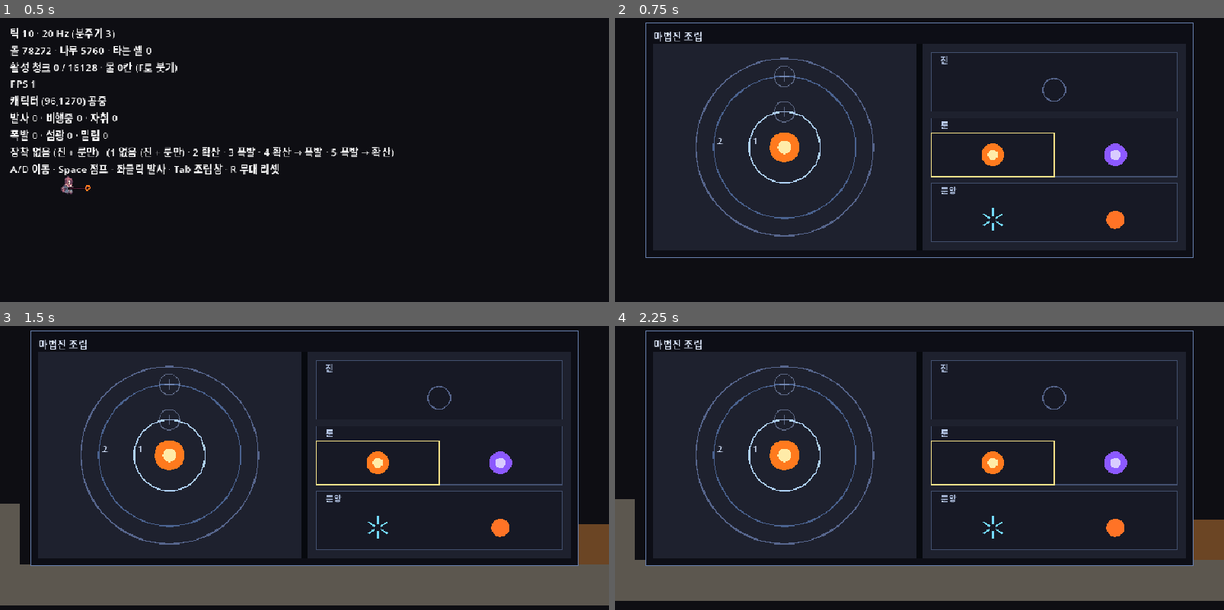
Above: before the commit, frames 1-4 (two rows, left to right).
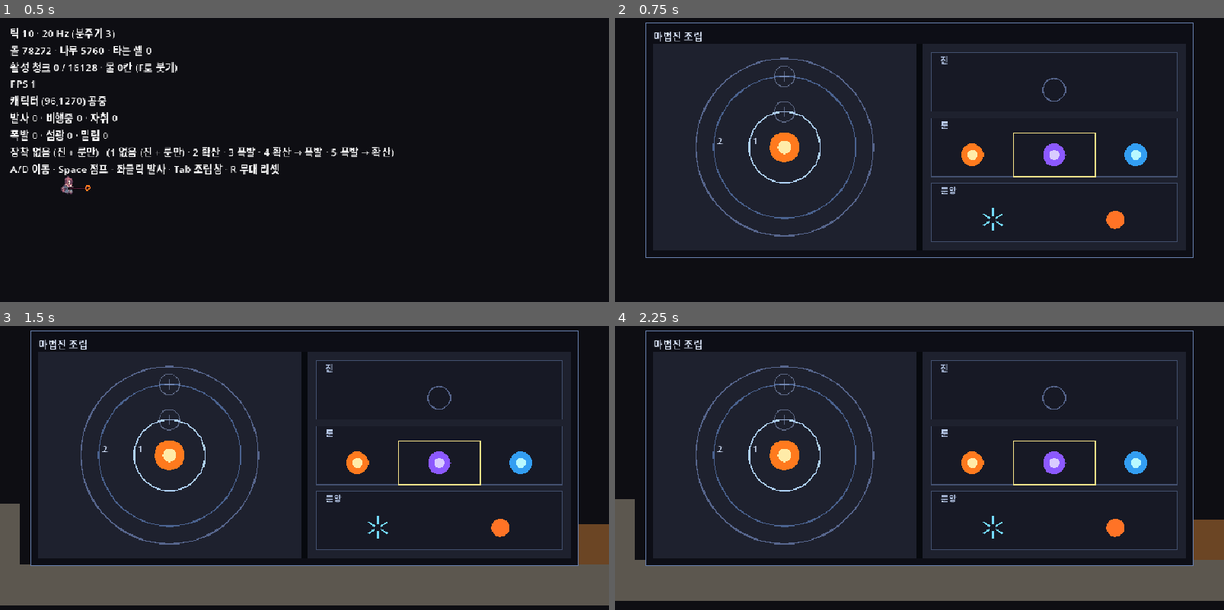
Above: after the commit, the same moments.

Repository: djgnfj-svg/tockbon
Game: Godot game, scene res://src/stage/stage.tscn
Two runs of this game, one before a commit and one after it. Both use one fixed random seed, a clock stepped at 60 frames per second and the inputs below.
Inputs (mouse positions are in pixels of both pictures, inside the frame that each line leads up to):
- Up to frame 1 (0.5 s): no input
- Up to frame 2 (0.75 s): tap Enter at 0.5 s; move the mouse to (1053, 168) at 0.52 s; hold D (move_right) from 0.53 s (still down); hold Tab (toggle_assembly) from 0.53 s (still down); click (1053, 168) at 0.67 s
- Up to frame 3 (1.5 s): tap Space (jump) at 0.77, 1.25 s; release D (move_right) at 1.25 s; release Tab (toggle_assembly) at 1.25 s; drag from (304, 448) to (274, 561) at 1.27 s
- Up to frame 4 (2.25 s): tap Enter at 2 s; move the mouse to (980, 419) at 2.02 s; hold D (move_right) from 2.03 s (still down); hold Ctrl from 2.03 s (still down)

Frame 1 is identical in both runs. In frame 2, 1.4% of the frame differs, in the area x 51-88%, y 40-57%; in frame 3, 1.4%; in frame 4, 1.4%.

Commit message:
water: 물 룬이 생긴다 — 그리고 「검사가 없어진다」가 값으로 재현된다
단계 5. ELEM_WATER · TRACE_WET · SIM_SIZES 에 water_r · CMD_WATER ·
_water_disc · BOLT_SHEETS 에 bolt_water.png. 물이 게임 안의 마법이 됐다.
그물 1846개 통과(1789에서).

sim_tuning 이 「물이 들어오면 TRACE_WET 이 는다 — 자리를 미리 만들지 않는다」고
적어 둔 자리와, fx_tuning 이 「bolt_water.png 가 이미 있는데 표에 없다. 룬이
생기는 날 여기 두 줄을 더한다」고 적어 둔 자리가 오늘 같이 채워졌다.

## 🔴🔴 뒤집기 넷째가 경고를 그대로 재현했다

water_r 을 세대마다 안 줄이고 net_tables 이름 목록에서도 빼니:

  실패 0개 · 통과 294 → 291

깨진 표가 초록이다. 검사가 실패한 게 아니라 없어졌다. net_tables 가 damage 열로
실측해 적어 둔 그 모양 그대로다. ⇒ 이름 목록이 실제로 그 검사를 지고 있다는
것이 값으로 확인됐다.

## 🔴 그물이 builder 를 두 번 잡았다

① net_spell 의 else: t.ok(false) 가 코드보다 먼저 짖었다 — 「흔적 종류 2에 이
그물이 단언을 안 갖고 있다」. 그 파일이 「흔적 종류가 셋이 되는 날 코드보다
그물이 먼저 짖는다」고 적어 둔 그대로다. 미래를 대비해 적어 둔 방어가 실제로
작동한 첫 사례다.

② builder 자신의 청크 검사가 틀렸다. spell.step() 은 격자의 flip 을 안 돌리므로
g.step() 없이 chunk_awake_at 을 보면 늘 거짓이고, 「안 깨운다」로 오진할 뻔했다.

## builder 가 정한 것 셋

water_r 을 rune_r 과 같은 값(6/2)으로 시작한다 — 둘 다 「룬이 착탄에 남기는
흔적의 반경」이라 같은 뜻이고 다르게 둘 근거가 아직 없다. 열을 따로 둔 이유는
그 근거가 생기는 날 한쪽만 움직이기 위해서다.

물의 양은 WATER_MAX 고정. 「세기마다 다른 양」은 반경에서 파생된다(반경이
절반이면 총량은 1/4). 양을 표에 따로 두면 줄어야 하는 열이 하나 더 늘고 그
열은 이름 목록을 또 손으로 맞춰야 한다 — 축을 하나로 유지했다.

_water_disc 는 덮어쓰지 않고 채운다(maxi). 얕은 값으로 깊은 물을 덮으면 물
룬이 물을 줄이는 일이 나고 그건 「적신다」가 아니다.

⚠ 물 탄 색(청록)은 builder 가 정하고 안 봤다. 가산 합성이라 셀보다 밝게
잡았는데 그 균형은 화면에서만 답이 난다.

Co-Authored-By: Claude Opus 5 (1M context) <noreply@anthropic.com>

Diff:
--- a/src/sim/cell_grid.gd
+++ b/src/sim/cell_grid.gd
@@ -75,7 +75,7 @@
 const CHUNK_COUNT := CHUNK_W * CHUNK_H       # 16,128
 
 # ─── 커맨드 — 격자를 바꾸는 유일한 문 ──────────────────────────────
-enum { CMD_FILL = 0, CMD_RESET = 1, CMD_BLAST = 2, CMD_IGNITE = 3, CMD_CARVE = 4 }
+enum { CMD_FILL = 0, CMD_RESET = 1, CMD_BLAST = 2, CMD_IGNITE = 3, CMD_CARVE = 4, CMD_WATER = 5 }
 
 # ─── 상태 ─────────────────────────────────────────────────────────
 var _mat := PackedByteArray()   # 재료 id
@@ -313,6 +313,36 @@
 	# 안 세면 물이 움직여도 **화면이 안 올라간다**(`_changed` 가 「다시 그리나」의 단일 소스다).
 	_changed += 1
 	_touch(i)
+
+
+## 정수 원반을 적신다. 🔴 **`_disc` 의 물 쪽 짝이고, 원반을 그리는 규칙이 그것과 같아야 한다** —
+##  따로 짜면 한쪽만 원이고 한쪽만 네모가 되는 날이 온다(그 함수 주석과 같은 이유).
+##
+## 🔴🔴 **`_write_water` 를 부른다. `_write_cell` 이 아니다** — 그건 양을 0으로 만든다.
+## ⚠ **덮어쓰지 않고 채운다**(`maxi`). 이미 더 깊은 물이 있는 칸을 얕은 값으로 덮으면
+##  **물 룬이 물을 줄이는** 일이 나고, 그건 「적신다」의 뜻이 아니다.
+## ⚠ 고체는 건너뛴다 — 돌을 물로 바꾸는 것은 파괴의 일이고, 물 룬은 지형을 안 건드린다.
+## ⚠ 격자 밖은 **클램프**다(`_disc` 와 같다).
+func _water_disc(cx: int, cy: int, r: int, amount: int) -> void:
+	var r2 := r * r
+	var ax := maxi(0, cx - r)
+	var bx := mini(W - 1, cx + r)
+	var ay := maxi(0, cy - r)
+	var by := mini(H - 1, cy + r)
+	for y in range(ay, by + 1):
+		var dy := y - cy
+		var dy2 := dy * dy
+		var row := y << X_SHIFT
+		for x in range(ax, bx + 1):
+			var dx := x - cx
+			if dx * dx + dy2 > r2:
+				continue
+			var i := row | x
+			# 🔴 `_write_water` 의 계약(EMPTY 나 WATER 위에만) 을 여기서 지킨다 —
+			#  타는 칸에 쓰면 파면에 **소속을 주장하는 유령**이 남는다(`set_water` 와 같은 자리).
+			if _mat[i] != Mat.EMPTY and _mat[i] != Mat.WATER:
+				continue
+			_write_water(i, maxi(_aux[i], amount))
 
 
 ## 🔴🔴 **물 한 틱.** 순회 순서는 **파일 머리의 계약 그대로다** — 새로 정하지 않았다.
@@ -608,6 +638,20 @@
 	return {"kind": CMD_CARVE, "x": x, "y": y, "r": r}
 
 
+## **적시기만.** 🔴 지형을 한 칸도 안 부수고 불도 안 붙인다 — 물 룬의 흔적이 지나는 문이다.
+##
+## 🔴🔴 **`cmd_ignite` 의 물 쪽 거울이고, `cmd_carve` 와 나란한 세 번째 흔적이다.**
+##  ⚠ **`_disc` 로는 못 만든다** — 그 함수는 `_write_cell` 을 부르고 그건 `_aux` 를 0으로 만든다.
+##   물이 그 문을 지나면 **양이 그 자리에서 증발한다**(재료만 WATER, 양은 0). 에러는 0이다.
+##   ⇒ `_water_disc()` 가 따로 있고 `_write_water` 를 부른다.
+##
+## 🔴 **양을 커맨드가 들고 다닌다.** 반경만 보내고 양을 격자가 정하면, 세기마다 다른 물을
+##  만들려 할 때 **`sim_tuning` 과 `cell_grid` 두 곳이 그 규칙을 나눠 갖게 된다.**
+## 🔴 **커맨드라서 대역폭이 공짜다** — 네 정수면 각 클라가 같은 원반을 적신다(`cmd_blast` 와 같다).
+static func cmd_water(x: int, y: int, r: int, amount: int) -> Dictionary:
+	return {"kind": CMD_WATER, "x": x, "y": y, "r": r, "amount": amount}
+
+
 func apply(cmd: Dictionary) -> void:
 	match int(cmd.get("kind", -1)):
 		CMD_FILL:
@@ -625,6 +669,15 @@
 			var cr := int(cmd["r"])
 			if cr > 0:
 				_disc(int(cmd["x"]), int(cmd["y"]), cr, true)
+		CMD_WATER:
+			var wr := int(cmd["r"])
+			var amount := int(cmd["amount"])
+			# ⚠ 범위 검사는 **커맨드 경계에서 한 번만**이다(`_valid_mat` 과 같은 어법) —
+			#  안쪽 원반 루프가 셀마다 보면 그게 곧 비용이고, 여기 한 번이면 충분하다.
+			if amount < 0 or amount > Tuning.WATER_MAX:
+				push_error("CellGrid.cmd_water: 양 %d 이 0~%d 밖이다" % [amount, Tuning.WATER_MAX])
+			elif wr > 0 and amount > 0:
+				_water_disc(int(cmd["x"]), int(cmd["y"]), wr, amount)
 		_:
 			push_error("CellGrid.apply: 모르는 커맨드 %s" % cmd)
 
--- a/src/sim/sim_tuning.gd
+++ b/src/sim/sim_tuning.gd
@@ -139,17 +139,28 @@
 ##  **룬이 진짜 축인지**를 깨끗하게 잰다(위 「룬이 하나뿐이라…」가 못 재던 것).
 const ELEM_NONE := 1
 
+## 🔴🔴 **물 룬 — 착탄 자리에 물을 만든다.**
+##  ⚠ **거동은 불·무와 같다**(속도·궤적). 갈리는 축은 여전히 「세상에 무엇을 남기는가」 하나다.
+## 🔴 **이 룬이 서면서 물의 두 출처가 다 열린다**(`docs/design/물.md` 「물이 어디서 오나」).
+##  맵에만 물이 있으면 **몬스터를 물가까지 끌고 가야** 젖히는데, 룬이 물을 만들면
+##  「적시고 → 감전」이 어디서나 성립한다 — 그게 GDD 테제(순서가 다르면 결과가 다르다)의 자리다.
+##  ⚠ **번개 룬은 아직 없다.** 그래서 젖음의 쓸모는 지금 화면뿐이다.
+const ELEM_WATER := 2
+
 ## 🔴 순회는 **반드시 이 명시 리스트로만** 한다. 값이 연속이라고 가정하면 나중에 은퇴한
 ##  자리가 생겼을 때 조용히 어긋난다.
-const ELEM_ALL: Array[int] = [ELEM_FIRE, ELEM_NONE]
+const ELEM_ALL: Array[int] = [ELEM_FIRE, ELEM_NONE, ELEM_WATER]
 
 ## 룬이 세상에 남기는 흔적의 종류.
-## ⚠ 물이 들어오면 `TRACE_WET`이 는다 — **자리를 미리 만들지 않는다.**
 const TRACE_IGNITE := 0
 
 ## 🔴 **「흔적이 없다」도 흔적의 한 종류다.** 빈 값이 아니라 이름이 있는 갈래여야
 ##  `spell_sim._rune_trace`가 「구현이 없는 룬」과 구별해서 짖을 수 있다.
 const TRACE_NONE := 1
+
+## 🔴 **착탄 자리를 적신다.** 이 파일이 「물이 들어오면 는다 — **자리를 미리 만들지 않는다**」고
+##  적어 뒀던 자리이고, **오늘이 그 날이다**(2026-08-07).
+const TRACE_WET := 2
 
 ## 🔴🔴 **룬이 세상에 닿는 유일한 표다. 룬 하나 추가 = 여기 한 줄.**
 ##
@@ -162,6 +173,7 @@
 const ELEM_DEFS: Dictionary = {
 	ELEM_FIRE: {"trace": TRACE_IGNITE},
 	ELEM_NONE: {"trace": TRACE_NONE},
+	ELEM_WATER: {"trace": TRACE_WET},
 }
 
 # ─── 문양 목록의 비트 폭 ──────────────────────────────────────────
@@ -193,6 +205,7 @@
 ##
 ## 🔴 **「작은 것들이 약한 것」이 성능까지 살린다**(GDD) — 반경이 절반이면 면적은 1/4이다.
 ##
+##   water_r   🔴 **물 룬이 적시는 반경(셀).** 문양과 무관하다 — `rune_r` 의 물 쪽 짝이다
 ##   speed     발사 속도(셀/틱). 항력 사거리 상한 = speed / (1 − DRAG) 이므로 **사거리도 여기서 나온다**
 ##   rd        폭발 반경(셀). v1 실측에서 12는 「문을 연다」, 6은 「긁는다」로 이름이 갈렸다
 ##   ignite_r  폭발의 점화 반경(셀). 🔴 **rd보다 커야 한다** — 아래 `blast_ignite_r` 주석
@@ -229,9 +242,16 @@
 ##   (1 < 2) ⇒ `net_tables._gen_tables` 가 세대마다 잰다.
 ##  ⚠ 값의 근거는 사용자 판정이다 — 「반경 2셀 = 구멍 지름 타일 절반」. 벽 한 장(8셀)을
 ##   뚫으려면 **여러 발**이고 폭발은 **한 방**이다. 그 대비가 이 값이 고른 자리다.
+## 🔴🔴 **`water_r` 은 `rune_r` 과 같은 값으로 시작한다.** 둘 다 「룬이 착탄에 남기는 흔적의 반경」이라
+##  같은 뜻이고, **다르게 둘 근거가 아직 없다** — 불과 물이 화면에서 어느 쪽이 커 보여야 하는지는
+##  아무도 안 봤다. ⚠ **열을 따로 둔 이유**는 그 근거가 생기는 날 **한쪽만** 움직일 수 있어야 해서다.
+##  🔴 `rune_r` 을 그대로 쓰면 그날 「불을 줄였더니 물도 줄었다」가 된다.
+## ⚠ **`carve_r < water_r` 도 성립해야 한다** — 파기(①)가 흔적(②)보다 먼저라, 같거나 크면
+##  **판 자리를 물이 채우는 게 아니라 물이 놓일 자리를 파기가 먼저 지운다.** 세대 1은 여유가 1칸뿐이다.
+##  🔴 `net_tables` 가 `rune_r` 에 대해 이미 그 부등식을 재고 있고, `water_r` 도 같이 재야 한다.
 const SIM_SIZES: Array[Dictionary] = [
-	{"speed": 20, "rd": 8, "ignite_r": 12, "rune_r": 6, "carve_r": 2},
-	{"speed": 12, "rd": 4, "ignite_r": 6, "rune_r": 2, "carve_r": 1},
+	{"speed": 20, "rd": 8, "ignite_r": 12, "rune_r": 6, "carve_r": 2, "water_r": 6},
+	{"speed": 12, "rd": 4, "ignite_r": 6, "rune_r": 2, "carve_r": 1, "water_r": 2},
 ]
 
 ## 🔴🔴 **크기 하한 — 여기 닿으면 확산이 안 걸린다**(GDD 「크기 하한」).
@@ -392,5 +412,13 @@
 	return int(SIM_SIZES[_gen_row(gen)]["carve_r"])
 
 
+## 🔴🔴 **물 룬이 적시는 반경.** `rune_r` 의 물 쪽 짝이고 같은 계약을 진다 —
+##  **`carve_r` 보다 커야 한다**(위 `SIM_SIZES` 주석). 작으면 파기가 물 놓을 자리를 먼저 지운다.
+## ⚠ 착탄점은 **빈칸**(맞은 고체의 직전 칸)이다. 반경이 0이면 이웃에 못 닿아 **아무 일도 안 난다** —
+##  `rune_r` 과 정확히 같은 이유로 세대 1도 0이 아니다.
+static func water_r(gen: int) -> int:
+	return int(SIM_SIZES[_gen_row(gen)]["water_r"])
+
+
 static func _gen_row(gen: int) -> int:
 	return clampi(gen, 0, SIM_SIZES.size() - 1)
--- a/src/sim/spell_sim.gd
+++ b/src/sim/spell_sim.gd
@@ -462,6 +462,15 @@
 	var trace := int(Tuning.ELEM_DEFS[element]["trace"])
 	if trace == Tuning.TRACE_IGNITE:
 		grid.apply(CellGrid.cmd_ignite(x, y, Tuning.rune_r(gen)))
+		return
+	# 🔴🔴 **물 룬의 흔적 — 불의 정확한 거울이다.** 같은 자리에 같은 모양으로, 남기는 것만 다르다.
+	#  ⚠ **양을 `WATER_MAX` 로 고정하고 세기는 반경으로만 낸다.** 「마법 세기마다 다른 양」은
+	#   `water_r` 이 세대마다 줄어드는 것으로 **파생된다** — 반경이 절반이면 물의 총량은 1/4이다.
+	#  🔴 양을 따로 표에 두면 **줄어야 하는 열이 하나 더 늘고**, 그 열이 안 줄어도
+	#   `net_tables` 에 이름을 안 적으면 아무도 안 잰다(그 파일의 `damage` 사례).
+	#   ⇒ **축을 하나로 유지한다.** 양이 따로 필요해지는 근거가 생기면 그때 연다.
+	if trace == Tuning.TRACE_WET:
+		grid.apply(CellGrid.cmd_water(x, y, Tuning.water_r(gen), Tuning.WATER_MAX))
 		return
 	# 🔴🔴 **이 `return` 하나가 무속성의 정의 전부다** — **흔적을 안 남긴다.**
 	#  ⚠ **「세상에 아무것도 안 한다」가 아니다.** 2026-08-05에 좁아졌다 — 파기가 `_impact` 의 ①로
--- a/src/view/fx_tuning.gd
+++ b/src/view/fx_tuning.gd
@@ -537,9 +537,14 @@
 	#  ⚠ 후보 셋을 **버린 이유**가 이 줄의 값어치다:
 	#   · 회색 — 🔴 **룬 자리가 비면 지팡이 끝이 이미 회색이다.** 「못 쏜다」와 「무속성으로 쏜다」가
 	#     화면에서 같아지고, 그 구별은 `spell-circle-minimum` §3.5가 세운 경고의 전부다
-	#   · 파랑/청록 — 물 룬이 오는 날 그 자리다(`sim_tuning`의 `TRACE_WET` 주석)
+	#   · 파랑/청록 — 🔴 **2026-08-07에 물 룬이 실제로 그 자리를 가져갔다**(아래 줄)
 	#   · 마젠타 — 아래 `ELEM_FX_MISSING`의 비명 색이다. 정상 룬이 그 색이면 비명이 안 들린다
 	Tuning.ELEM_NONE: {"core": Color(0.85, 0.80, 1.0), "glow": Color(0.55, 0.35, 1.0)},
+	# 🔴 **물 — 청록(~190°).** 불(주황 ~30°)·무속성(보라 ~270°)과 색상환에서 셋 다 멀다.
+	#  ⚠ **셀의 물 색과 같은 계열이어야 한다**(`WATER_SHALLOW` · `DEFS[WATER].rgb`) —
+	#   탄이 청록인데 만들어지는 물이 남색이면 **「이 탄이 저 물을 만든다」가 화면에서 안 이어진다.**
+	#  🔴 **렌더가 가산 합성이라 여기 값은 셀 색보다 밝다** — 같은 색을 그대로 쓰면 자취가 죽는다.
+	Tuning.ELEM_WATER: {"core": Color(0.72, 0.97, 1.0), "glow": Color(0.20, 0.62, 0.95)},
 }
 
 ## 정의가 없는 룬의 색. 🔴 **일부러 마젠타다** — 룬을 늘렸는데 여기를 안 늘리면
@@ -561,12 +566,12 @@
 ##  즉 **검은 배경이 그대로 투명 노릇을 한다.** ⚠ 뒤집어 말하면 **어두운 색은 화면에 안 나온다** —
 ##  그림에 외곽선이나 음영을 넣으면 그 자리가 뚫려 보인다.
 ##
-## ⚠ **`assets/spell/` 에 `bolt_water.png` · `bolt_thunder.png` 가 이미 있는데 여기 없다.**
-##  🔴 **빠뜨린 게 아니다** — `sim_tuning.ELEM_ALL` 이 불·무 둘뿐이라 **그 룬이 아직 없다.**
-##  룬이 생기는 날 여기 두 줄을 더한다. 그림은 그때까지 안 쓰인다.
+## ⚠ **`bolt_thunder.png` 는 아직 여기 없다.** 🔴 **빠뜨린 게 아니다** — 번개 룬이 아직 없다.
+##  물은 2026-08-07에 룬이 서면서 한 줄 늘었다. **번개가 서는 날 한 줄 더 는다.**
 const BOLT_SHEETS: Dictionary = {
 	Tuning.ELEM_FIRE: "res://assets/spell/bolt_fire.png",
 	Tuning.ELEM_NONE: "res://assets/spell/bolt_none.png",
+	Tuning.ELEM_WATER: "res://assets/spell/bolt_water.png",
 }
 
 static func elem_fx(element: int) -> Dictionary:
--- a/tests/nets/net_spell.gd
+++ b/tests/nets/net_spell.gd
@@ -1008,6 +1008,14 @@
 			#  요구한다. 안 하면 「무속성이면 발사가 거부된다」는 버그가 다시 초록이 된다.
 			t.ok(changed > 0,
 				"룬 %d(흔적 없음): 그래도 격자를 판다 (%d칸)" % [element, changed])
+		elif trace == Tuning.TRACE_WET:
+			# 🔴 **불 갈래의 거울이다.** 같은 자리·같은 조합으로 쏘고, **남는 것만** 다르다.
+			#  ⇒ 같은 루프의 불 룬이 그대로 대조군이 된다(위 주석의 어법).
+			t.ok(g.count_material(Mat.WATER) > 0,
+				"룬 %d(적심): 물이 생긴다 (%d칸)" % [element, g.count_material(Mat.WATER)])
+			# 🔴 **물 룬은 불을 안 붙인다.** 반대쪽을 안 재면 「모든 룬이 다 한다」가 통과한다.
+			t.eq(g.burning_count(), 0, "룬 %d(적심): 불은 한 칸도 안 붙는다" % element)
+			t.ok(changed > 0, "룬 %d(적심): 격자가 실제로 변했다 (%d칸)" % [element, changed])
 		else:
 			t.ok(false, "흔적 종류 %d에 이 그물이 단언을 안 갖고 있다 (룬 %d)" % [trace, element])
 
--- a/tests/nets/net_tables.gd
+++ b/tests/nets/net_tables.gd
@@ -267,7 +267,11 @@
 	t.ok(sim.size() >= Tuning.SPLIT_MAX + 1,
 		"표가 SPLIT_MAX(%d)까지 덮는다 (%d줄)" % [Tuning.SPLIT_MAX, sim.size()])
 
-	_strictly_decreasing(t, sim, "SIM_SIZES", ["speed", "rd", "ignite_r", "rune_r", "carve_r"])
+	# 🔴🔴 **열을 늘리면 이 목록에도 이름을 더해야 한다.** 안 더하면 아무도 안 재는데
+	#  통과 수는 그대로 초록이다 — 이 파일이 `damage` 열로 실측해서 그렇게 적어 뒀다.
+	#  ⚠ `water_r` 은 2026-08-07에 물 룬이 서면서 늘었다.
+	_strictly_decreasing(t, sim, "SIM_SIZES",
+		["speed", "rd", "ignite_r", "rune_r", "carve_r", "water_r"])
 	_strictly_decreasing(t, fx, "FX_SIZES", ["bolt_px", "trail_ticks", "flash_px", "shake_px"])
 
 	# 🔴 점화 반경이 파괴 반경보다 커야 불이 붙는다 — **세대마다** 성립해야 한다.
@@ -296,6 +300,12 @@
 		t.ok(Tuning.carve_r(gen) < Tuning.rune_r(gen),
 			"세대 %d의 파는 반경이 룬 흔적보다 작다 (%d < %d)" % [
 				gen, Tuning.carve_r(gen), Tuning.rune_r(gen)])
+		# 🔴 **물 흔적도 같은 계약을 진다.** 파기가 먼저라 같거나 크면 **물이 놓일 자리를
+		#  파기가 먼저 지운다** — 불 쪽 함정의 물 판이고 똑같이 조용하다.
+		t.ok(Tuning.water_r(gen) > 0, "세대 %d의 물 흔적 반경이 0이 아니다" % gen)
+		t.ok(Tuning.carve_r(gen) < Tuning.water_r(gen),
+			"세대 %d의 파는 반경이 물 흔적보다 작다 (%d < %d)" % [
+				gen, Tuning.carve_r(gen), Tuning.water_r(gen)])
 
 	# 클램프가 실제로 도나. 표 밖 세대에서 죽으면 확산 상한을 올릴 때 그 자리가 터진다.
 	var last := sim.size() - 1
--- a/tests/nets/net_water.gd
+++ b/tests/nets/net_water.gd
@@ -49,6 +49,9 @@
 	_sleeping_grid_is_cheap(t)
 	# ── 단계 4 ──
 	_shallow_bit_tracks_the_amount(t)
+	# ── 단계 5 ──
+	_water_disc_fills_without_wiping(t)
+	_water_rune_makes_water(t)
 
 
 ## 🔴 격자와 청크가 안 나눠떨어지면 가장자리 셀이 **범위 밖 청크를 찍는다.**
@@ -1111,6 +1114,103 @@
 	t.ok(deep_cells > 0, "깊은 칸도 남는다 (%d칸 — 그릇 속이다)" % deep_cells)
 
 
+# ══════════════════════════════════════════════════════════════════
+#  단계 5 — 물 룬
+# ══════════════════════════════════════════════════════════════════
+
+const SpellSim := preload("res://src/sim/spell_sim.gd")
+
+## 🔴🔴 **`CMD_WATER` 는 `_write_cell` 을 지나면 안 된다.** 지나면 재료만 WATER 이고 **양이 0**인
+##  칸이 생기고, 그 칸은 첫 순회에서 조용히 증발한다(`cmd_fill` 이 데인 자리와 같다).
+## 🔴 **덮어쓰지 않고 채운다** — 얕은 값으로 깊은 물을 덮으면 **물 룬이 물을 줄인다.**
+func _water_disc_fills_without_wiping(t) -> void:
+	var g := CellGrid.new()
+	g.apply(CellGrid.cmd_water(300, 300, 6, 200))
+	var got := _water_scan(g, 280, 280, 320, 320)
+	t.ok(got[1] > 0, "물 커맨드가 칸을 적신다 (%d칸)" % got[1])
+	t.eq(got[2], 200, "양이 커맨드가 준 값 그대로 들어간다 (증발하지 않는다)")
+	t.eq(g.aux_at(300, 300), 200, "한가운데도 200이다")
+	# 🔴 **원반이다.** 네모면 모서리도 젖는다 — `_disc` 와 같은 모양이어야 한다.
+	t.eq(g.aux_at(306, 306), 0, "원 밖 모서리는 안 젖는다")
+	t.eq(g.aux_at(306, 300), 200, "원 안 끝은 젖는다")
+
+	# 🔴 **더 깊은 물을 얕은 값으로 안 덮는다.**
+	g.set_water(300, 300, Tuning.WATER_MAX)
+	g.apply(CellGrid.cmd_water(300, 300, 6, 100))
+	t.eq(g.aux_at(300, 300), Tuning.WATER_MAX, "깊은 칸이 얕은 값으로 안 줄어든다")
+	t.eq(g.aux_at(302, 300), 200, "옆 칸도 원래 값(200)보다 안 줄어든다")
+
+	# 지형은 안 건드린다 — 물 룬은 파괴가 아니다.
+	var h := CellGrid.new()
+	h.apply(CellGrid.cmd_fill(400, 400, 420, 420, Mat.STONE))
+	h.apply(CellGrid.cmd_water(410, 410, 6, Tuning.WATER_MAX))
+	t.eq(h.mat_at(410, 410), Mat.STONE, "돌은 물로 안 바뀐다")
+	t.eq(h.count_material(Mat.WATER), 0, "고체 속에는 물이 한 칸도 안 생긴다")
+
+	# 🔴 타는 칸도 건너뛴다 — 파면에 유령이 남는 경로다.
+	var f := CellGrid.new()
+	f.apply(CellGrid.cmd_fill(500, 500, 510, 500, Mat.WOOD))
+	f.ignite(505, 500)
+	f.apply(CellGrid.cmd_water(505, 500, 4, Tuning.WATER_MAX))
+	t.eq(f.unburnable_in_front_count(), 0, "타는 칸에 물을 부어도 파면이 안 오염된다")
+	t.eq(f.claimed_slot_count(), f.burning_count(), "자리 표도 맞다")
+
+	# 범위 밖 양은 짖고 버린다.
+	t.expect_error("CellGrid.cmd_water: 양")
+	var b := CellGrid.new()
+	b.apply(CellGrid.cmd_water(600, 600, 4, Tuning.WATER_MAX + 1))
+	t.eq(b.count_material(Mat.WATER), 0, "범위 밖 양은 한 칸도 안 적신다")
+
+	# 청크를 깨운다 — 안 깨우면 만든 물이 그 자리에 얼어붙는다.
+	var w := CellGrid.new()
+	w.apply(CellGrid.cmd_water(700, 700, 6, Tuning.WATER_MAX))
+	w.step()
+	t.ok(w.chunk_awake_at(700, 700), "적신 자리의 청크가 깨어난다")
+
+
+## 🔴🔴 **물 룬으로 쏘면 물이 생기고, 다른 룬으로 쏘면 안 생긴다.**
+##  ⚠ **반대쪽을 같이 재는 것이 요점이다** — 「물이 생긴다」만 재면 **모든 착탄이 물을 만드는**
+##   구현도 통과하고, 그건 룬이 축이 아니게 된 것이다.
+func _water_rune_makes_water(t) -> void:
+	for element in Tuning.ELEM_ALL:
+		var g := CellGrid.new()
+		var spell := SpellSim.new()
+		# 벽을 세우고 그 앞으로 쏜다 — 착탄이 확실히 나야 잰다.
+		g.apply(CellGrid.cmd_fill(400, 0, 400, 400, Mat.STONE))
+		t.ok(spell.fire(SpellSim.cmd_fire(300, 200, 1, 0, element, 0)),
+			"룬 %d 로 발사된다 (검사의 전제)" % element)
+		var hit := false
+		for _i in 60:
+			spell.step(g)
+			if spell.active_count() == 0:
+				hit = true
+				break
+		t.ok(hit, "룬 %d 의 탄이 벽에 닿는다" % element)
+
+		var total: int = _water_scan(g, 380, 180, 420, 220)[0]
+		if element == Tuning.ELEM_WATER:
+			t.ok(total > 0, "물 룬은 착탄점에 물을 만든다 (합 %d)" % total)
+			# ⚠ **격자를 한 틱 밀어야 본다.** `spell.step()` 은 격자의 flip 을 안 돌린다 —
+			#  커맨드는 `_dirty` 만 찍고 `awake` 가 되는 것은 `_chunk_flip()` 이다.
+			#  🔴 그걸 모르고 바로 보면 늘 거짓이라 「안 깨운다」로 오진한다(실제로 그랬다).
+			g.step()
+			t.ok(g.active_chunk_count() > 0,
+				"착탄이 만든 물이 청크를 깨운다 (%d개)" % g.active_chunk_count())
+		else:
+			t.eq(total, 0, "룬 %d 는 물을 한 톨도 안 만든다" % element)
+
+	# 🔴 **세기마다 다른 양이 반경에서 파생되나.** 세대가 깊어지면 원반이 작아지므로 총량도 준다.
+	t.ok(Tuning.water_r(1) < Tuning.water_r(0),
+		"세대 1의 물 반경이 세대 0보다 작다 (%d < %d)" % [Tuning.water_r(1), Tuning.water_r(0)])
+	var a := CellGrid.new()
+	a.apply(CellGrid.cmd_water(800, 800, Tuning.water_r(0), Tuning.WATER_MAX))
+	var b := CellGrid.new()
+	b.apply(CellGrid.cmd_water(800, 800, Tuning.water_r(1), Tuning.WATER_MAX))
+	var sum_a: int = _water_scan(a, 780, 780, 820, 820)[0]
+	var sum_b: int = _water_scan(b, 780, 780, 820, 820)[0]
+	t.ok(sum_b < sum_a, "깊은 세대가 만드는 물이 더 적다 (%d < %d)" % [sum_b, sum_a])
+
+
 ## 사각형 안의 물을 한 번에 훑는다 ⇒ `[합, 물 칸 수, 최대 양]`.
 ## ⚠ **`aux_at` 을 쓴다** — `_aux` 를 직접 못 읽으므로 격자의 공개 문만 지난다.
 func _water_scan(g: CellGrid, x0: int, y0: int, x1: int, y1: int) -> Array:
